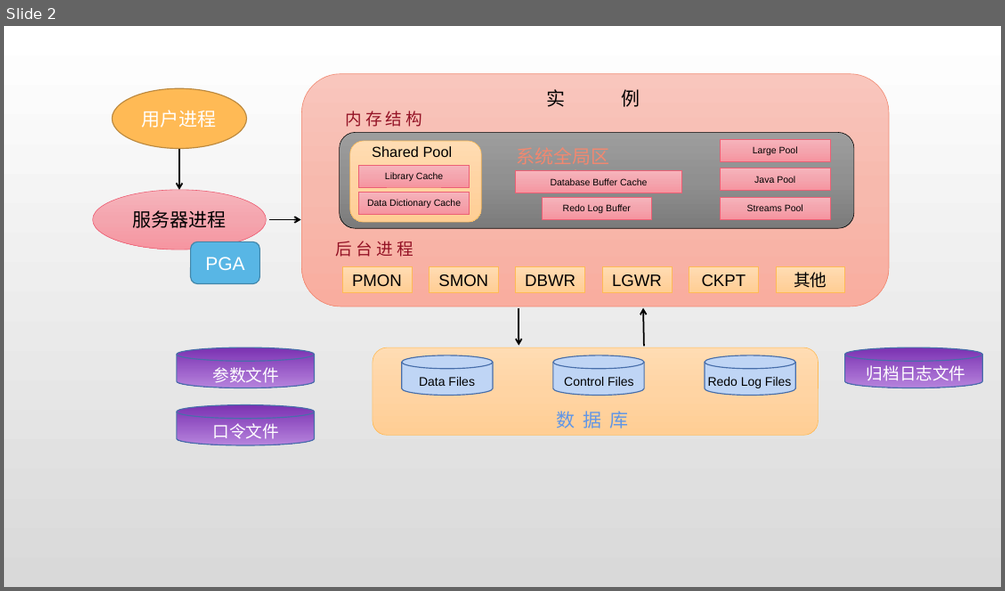
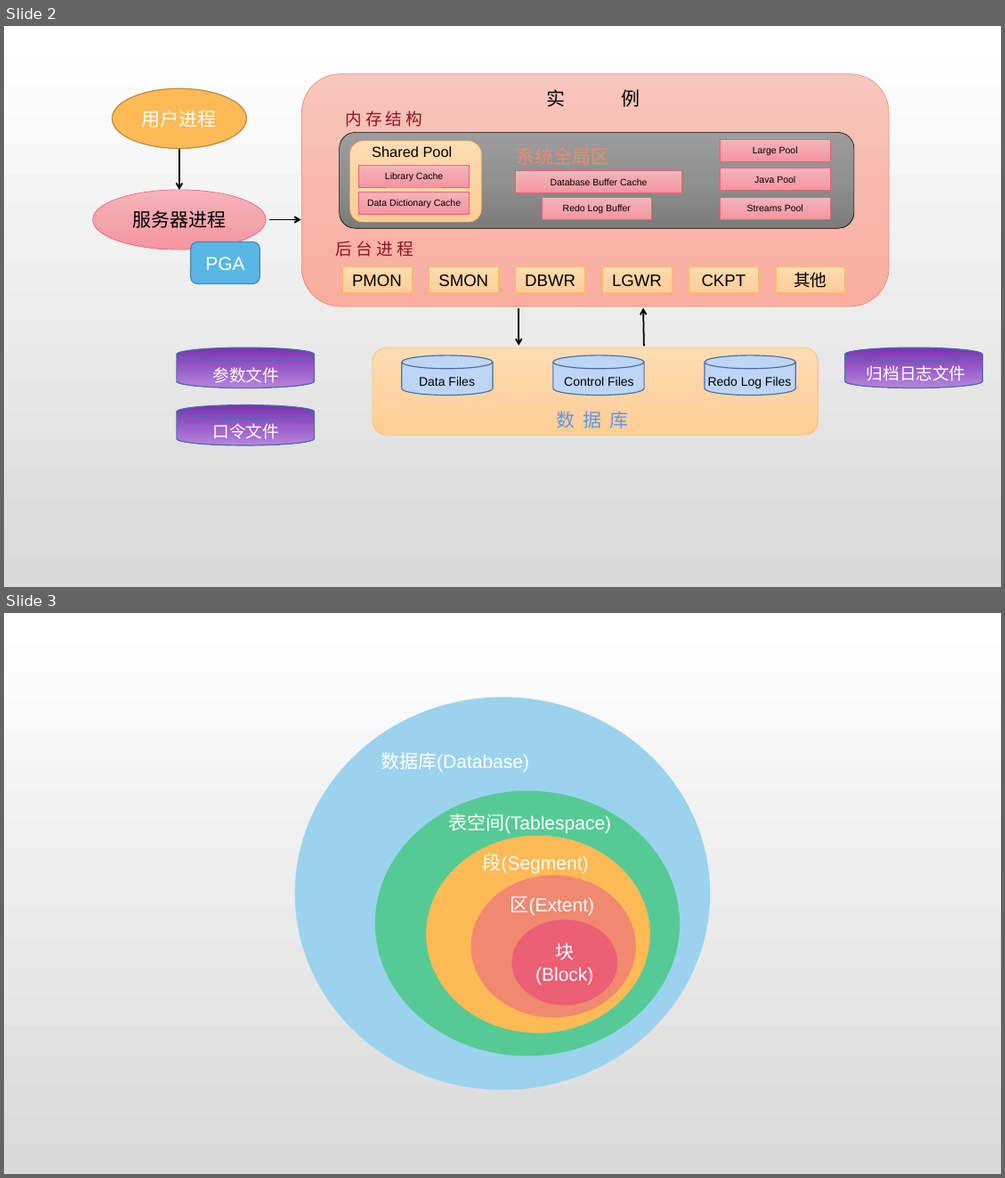
Before and after one commit to Henry-chr/Uplearning, a slide deck: Read/Oracle/knowledge/Material/Oracle体系结构.pptx. Shown one above the other, each under a label of ours: slide 2 before the commit, slides 2 and 3 after it. The pictures are 1005x591 and 1005x1178 pixels, drawn with LibreOffice and Linux fonts; fonts in the diff are those of the drawing. Boxes give left, top, right and bottom in pixels: in the first picture for what was removed or moved away, otherwise in the second. Text is boxed around its words. In the diff, an @@ line names an element or a change of style, - is before the commit and + after.

```diff
--- a/Read/Oracle/knowledge/Material/Oracle体系结构.pptx
+++ b/Read/Oracle/knowledge/Material/Oracle体系结构.pptx
@@ slide 3 added at bbox=[4, 613, 1001, 1174], background gradient #FFFFFF to #D9D9D9 @@
@@ ellipse added at bbox=[295, 697, 710, 1089], fill #9BD3EF @@
@@ text added at bbox=[380, 752, 529, 771], 18 pt, text #FFFFFF @@
+数据库(Database)
@@ ellipse added at bbox=[375, 791, 680, 1056], fill #56CA95 @@
@@ text added at bbox=[448, 811, 611, 834], 18 pt, text #FFFFFF @@
+表空间(Tablespace)
@@ ellipse added at bbox=[427, 835, 651, 1032], fill #FFBA55 @@
@@ ellipse added at bbox=[471, 875, 636, 1017], fill #F18870 @@
@@ text added at bbox=[483, 853, 589, 874], 18 pt, text #FFFFFF @@
+段(Segment)
@@ text added at bbox=[510, 896, 594, 916], 18 pt, text #FFFFFF @@
+区(Extent)
@@ ellipse added at bbox=[512, 919, 617, 1005], fill #EC5F74, 18 pt, text #FFFFFF @@
+块(Block)
```
Also in this commit, not shown: 2 other files.
